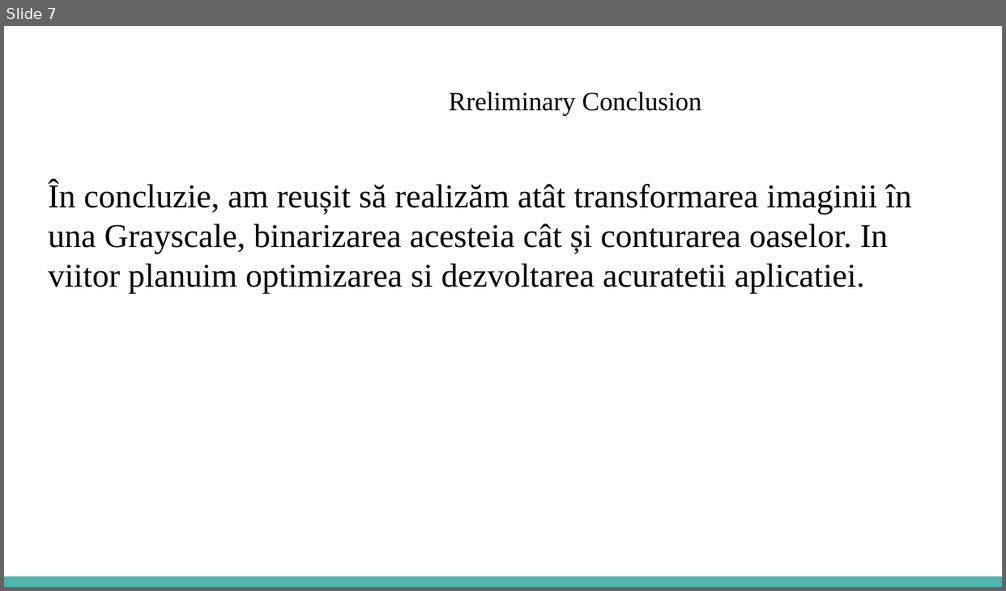
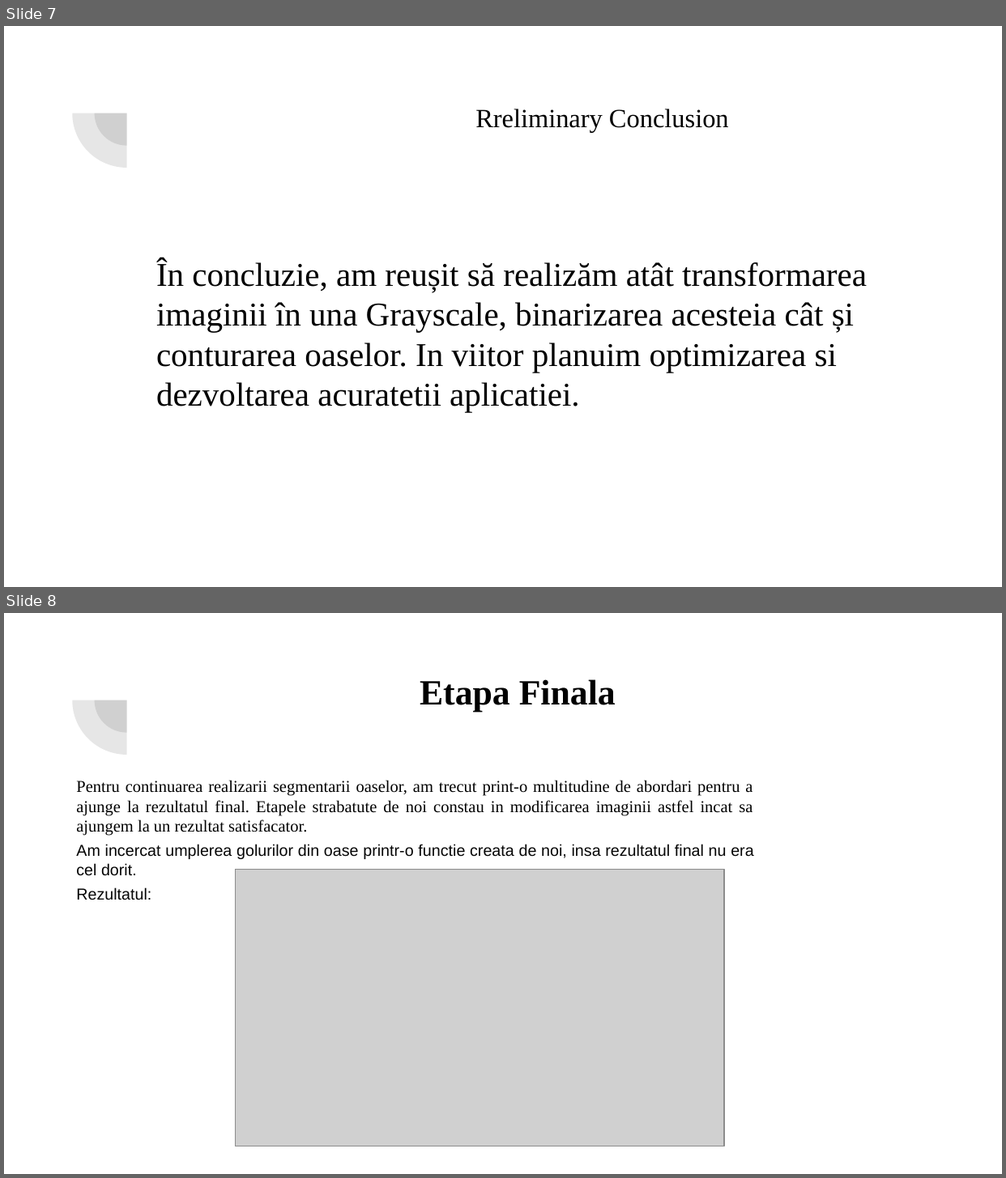
Before and after one commit to VedereArtificiala/prelucrareaimaginilor-proiect-1309b_pim05, a slide deck: Prezentare Gorcea_Baschir.pptx. Shown one above the other, each under a label of ours: slide 7 before the commit, slides 7 and 8 after it. The pictures are 1006x591 and 1006x1178 pixels, drawn with LibreOffice and Linux fonts; fonts in the diff are those of the drawing; grey boxes stand for pictures. Boxes give left, top, right and bottom in pixels: in the first picture for what was removed or moved away, otherwise in the second. Text is boxed around its words. In the diff, an @@ line names an element or a change of style, - is before the commit and + after.

```diff
--- a/Prezentare Gorcea_Baschir.pptx
+++ b/Prezentare Gorcea_Baschir.pptx
@@ slide 8 added at (x1=4, y1=613, x2=1002, y2=1174), background #FFFFFF; not listed: 2 template elements that a slide beside it also shows @@
@@ title added at (x1=420, y1=679, x2=616, y2=712), 25.6 pt, text #000000, bold @@
+Etapa Finala
@@ text added at (x1=76, y1=780, x2=753, y2=901), 12 pt, text #000000 @@
+Pentru continuarea realizarii segmentarii oaselor, am trecut print-o multitudine de abordari pentru a ajunge la rezultatul final. Etapele strabatute de noi constau in modificarea imaginii astfel incat sa ajungem la un rezultat satisfacator.
+Am incercat umplerea golurilor din oase printr-o functie creata de noi, insa rezultatul final nu era cel dorit.
+Rezultatul:
@@ picture added at (x1=236, y1=870, x2=725, y2=1147) @@
@@ slide 7 changed as well @@
@@ pie slice (boxed as its full ellipse) added at (x1=72, y1=59, x2=181, y2=168), fill #424242 at 13% opacity @@
@@ pie slice (boxed as its full ellipse) added at (x1=95, y1=81, x2=160, y2=146), fill #424242 at 13% opacity @@
@@ title "Rreliminary Conclusion" moved from (x1=449, y1=92, x2=702, y2=116) to (x1=475, y1=109, x2=729, y2=133) @@
@@ text "În concluzie, am reușit să ..." rewrapped from (x1=48, y1=181, x2=912, y2=293) to (x1=156, y1=260, x2=867, y2=412) @@
@@ rectangle removed at (x1=4, y1=577, x2=1002, y2=587) @@
```
Also in this commit, not shown: 6 other slides changed, 2 other slides added, 1 other file.
